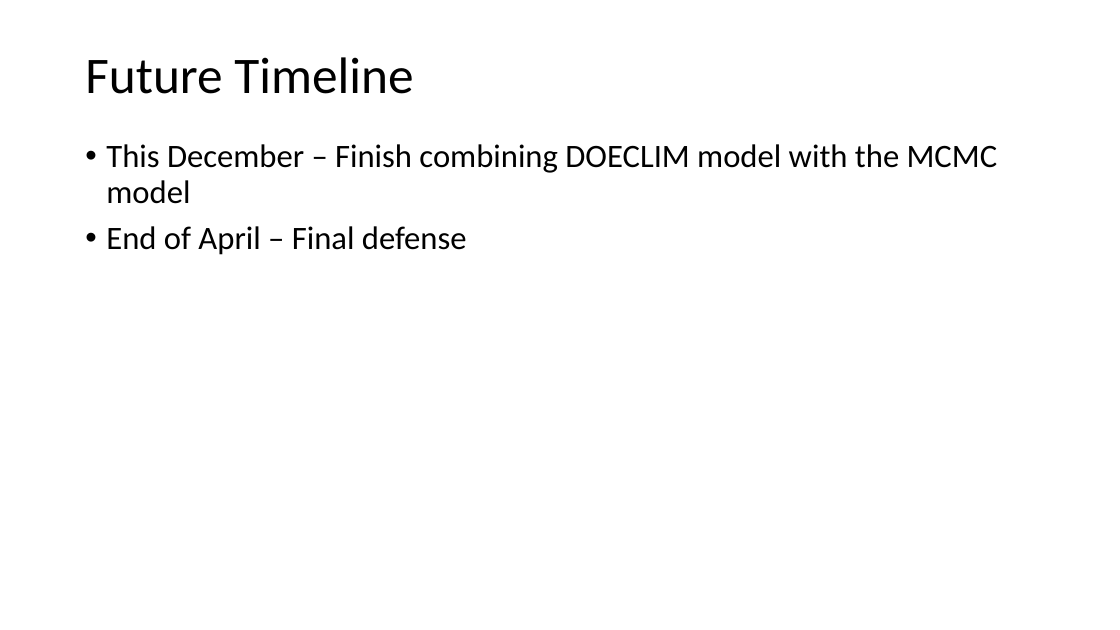
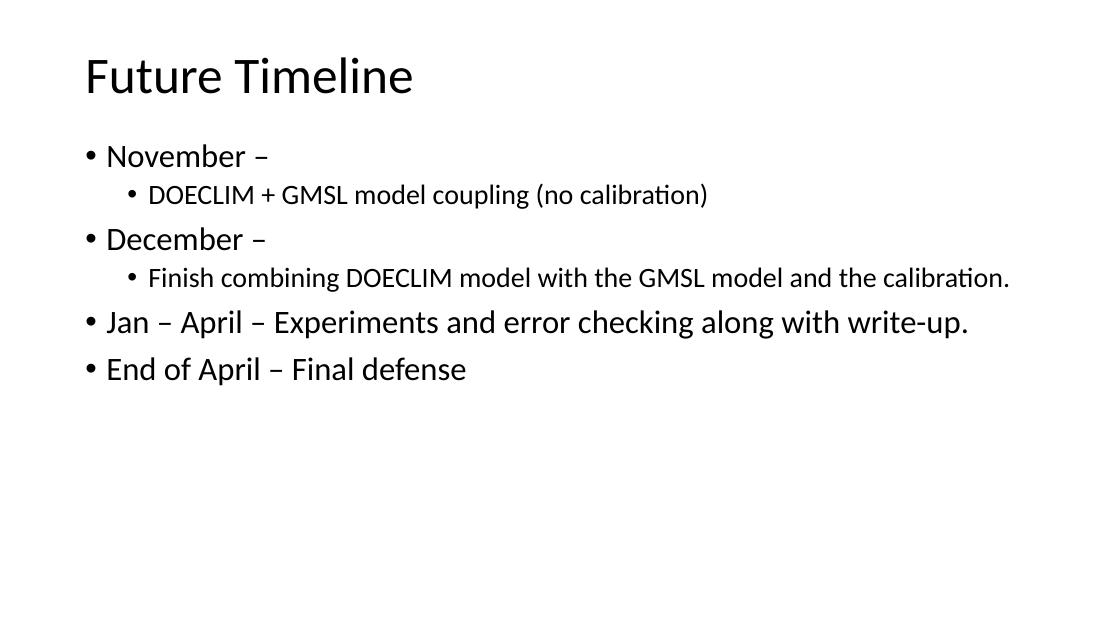
Before and after one commit to niharnandan/thesis, a slide deck: slide 15 of Mid Semester Presentation.pptx (slide 14 before the commit). Drawn at 1120x630 pixels with LibreOffice and Linux fonts; fonts in the diff are those of the drawing. Boxes give left, top, right and bottom in pixels: in the first picture for what was removed or moved away, otherwise in the second. Text is boxed around its words. In the diff, an @@ line names an element or a change of style, - is before the commit and + after.

```diff
--- a/Mid Semester Presentation.pptx
+++ b/Mid Semester Presentation.pptx
@@ text at <box>106,144,1010,339</box>: text changed; size 28 to 24 pt @@
-• This December – Finish combining DOECLIM model with the MCMC model
+• November –
+  • DOECLIM + GMSL model coupling (no calibration)
+• December –
+  • Finish combining DOECLIM model with the GMSL model and the calibration.
+• Jan – April – Experiments and error checking along with write-up.
```
Also in this commit, not shown: 6 other slides changed, 1 slide added.
